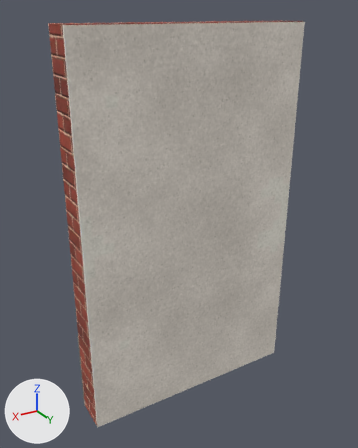
An edit to the glTF model kits/fabrica/pieces/o_g_plain.glb, drawn before and after from the same camera.
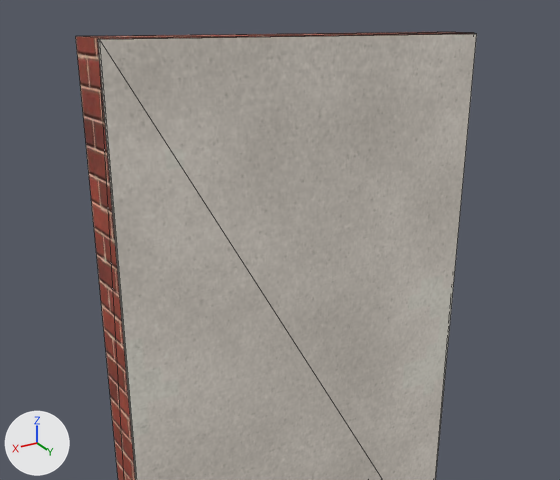
The first picture shows the older version from a camera (50 mm lens) standing at (2.08, 3.47, 3.03) and looking at (0.07, 0.12, 1.35). The close-ups show the older and then the newer version on the part from 0% to 100% of the width and 0% to 69% of the height of that picture. Only the edits that show in the close-ups are written down. Every picture has the same lights, and +X, +Y and +Z are marked at lower left. The close-ups show mesh edges as thin lines.

The first close-up shows 'o_g_plain_brick', 'o_g_plain_plaster'.
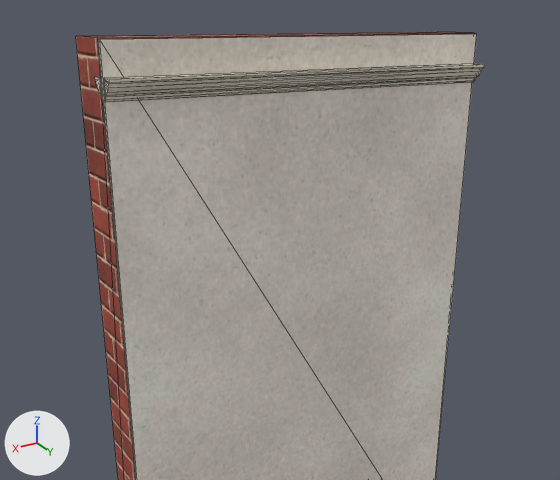
Patch to the scene script:
```diff
--- a/kits/fabrica/pieces/o_g_plain.glb.py
+++ b/kits/fabrica/pieces/o_g_plain.glb.py
@@ img_image_15 @@
+img_image_15 = load_image('Image_15', '_unpacked/Image_15', 384, 384, 'Non-Color')
@@ img_image_13 @@
+img_image_13 = load_image('Image_13', '_unpacked/Image_13', 384, 384, 'Non-Color')
@@ img_image_12 @@
+img_image_12 = load_image('Image_12', '_unpacked/Image_12', 384, 384, 'sRGB')
@@ mat_trim @@
+mat_trim = bpy.data.materials.new('trim')
+# uses the picture img_image_12
+# uses the picture img_image_13
+# uses the picture img_image_15
@@ me_molduras @@
+me_molduras.from_pydata(...)  # 88 vertices, 160 faces; spans x -1.0..1.0, y 0.2..0.38, z 0.0..2.8
+me_molduras.materials.append(mat_trim)
@@ ob_molduras @@
+ob_molduras = bpy.data.objects.new('molduras', me_molduras)
+ob_molduras.location = (0.0, 0.0, 0.0)
```

What differs and where, as boxes (x1, y1, x2, y2) in the close-ups (560 x 480 px):
'molduras', added: after (95, 64, 484, 102)
